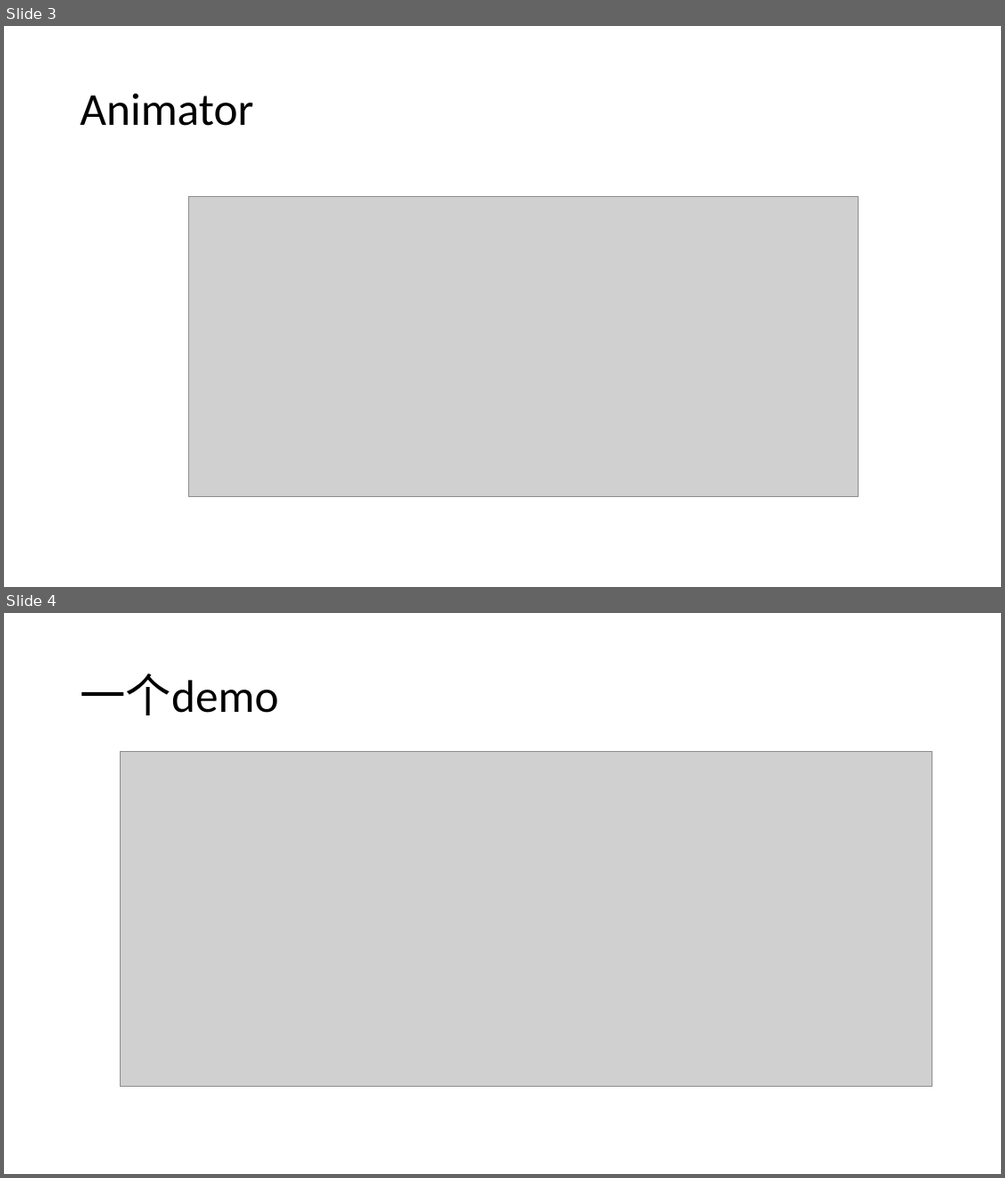
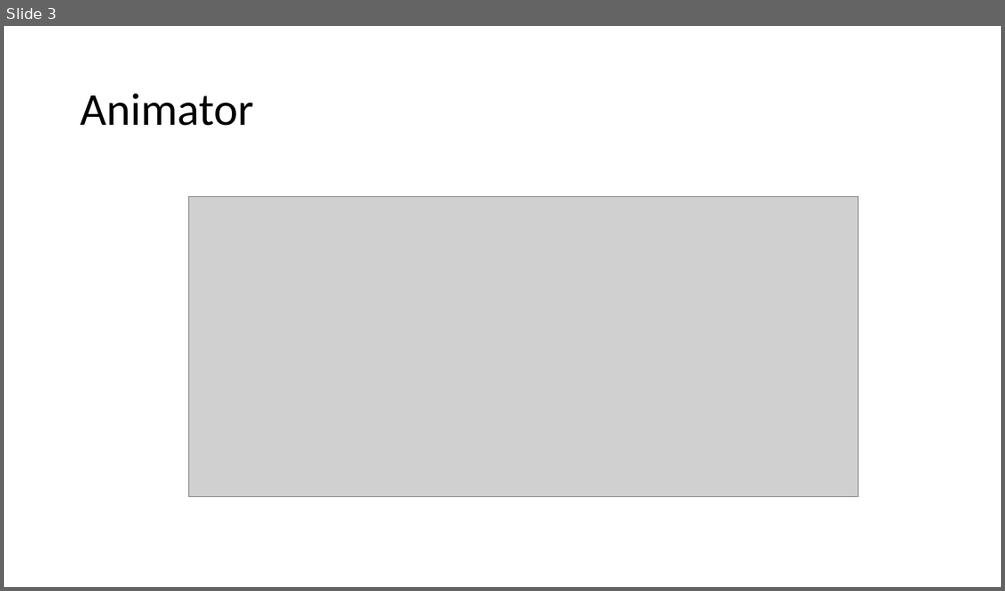
Before and after one commit to hua3505/Share, a slide deck: AnimationSkillShare/动画实用技巧.pptx. Shown one above the other, each under a label of ours: slides 3 and 4 before the commit, slide 3 after it. The pictures are 1005x1178 and 1005x591 pixels, drawn with LibreOffice and Linux fonts; fonts in the diff are those of the drawing; grey boxes stand for pictures. Boxes give left, top, right and bottom in pixels: in the first picture for what was removed or moved away, otherwise in the second. Text is boxed around its words. In the diff, an @@ line names an element or a change of style, - is before the commit and + after.

```diff
--- a/AnimationSkillShare/动画实用技巧.pptx
+++ b/AnimationSkillShare/动画实用技巧.pptx
@@ slide 4 removed at (x1=4, y1=613, x2=1001, y2=1174), background #FFFFFF @@
@@ title removed at (x1=80, y1=674, x2=278, y2=715) @@
-一个demo
@@ picture removed at (x1=121, y1=751, x2=933, y2=1086) @@
```
Also in this commit, not shown: 1 slide changed, 6 slides added, 1 other slide removed, 19 other files.
